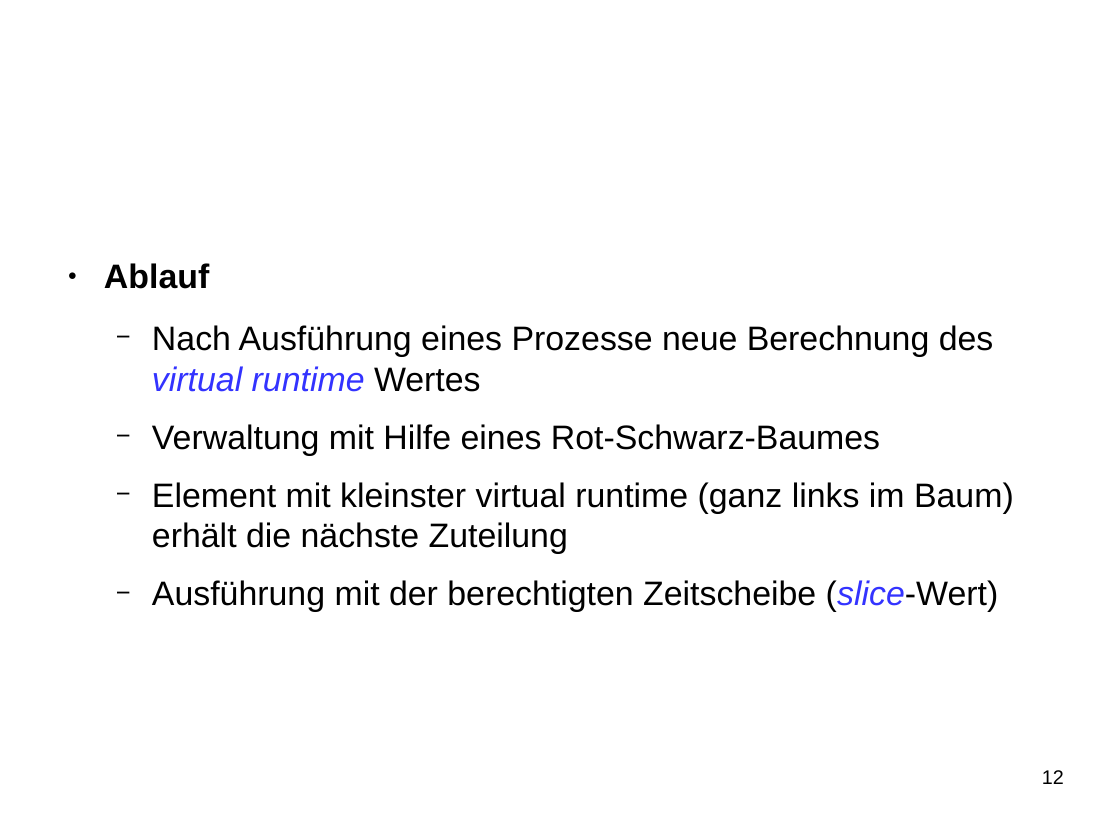
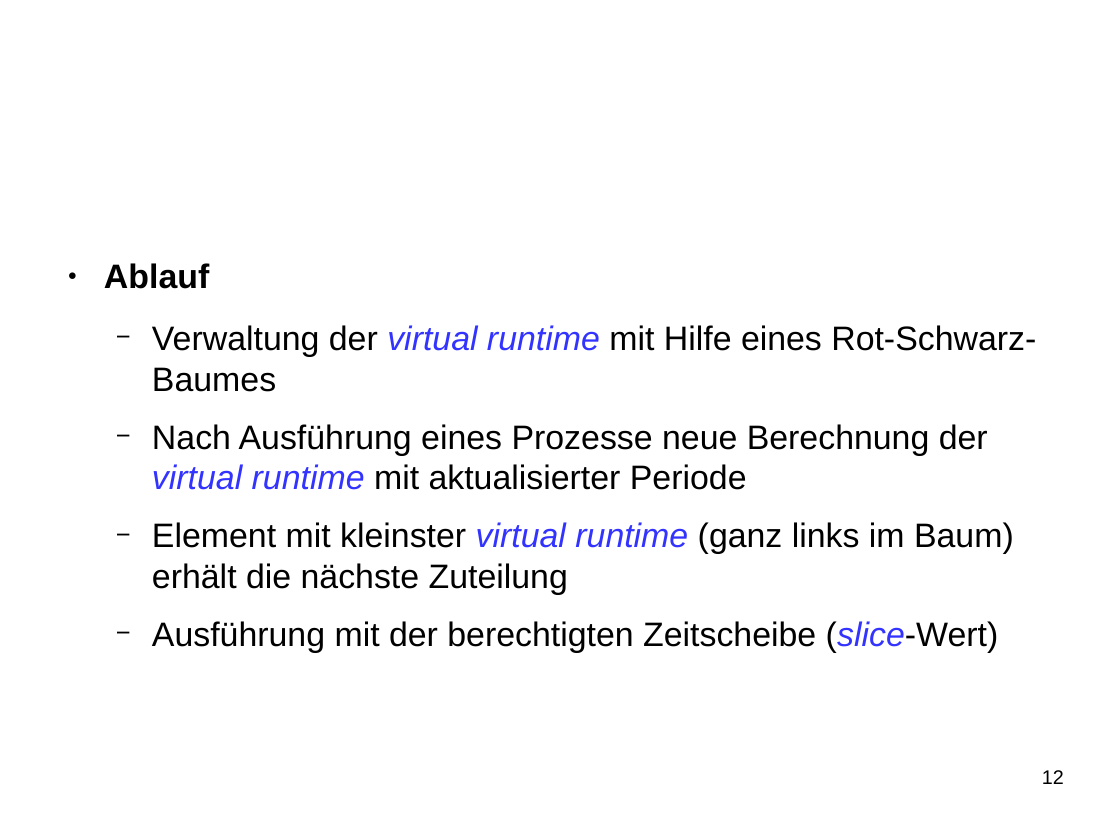
Before and after one commit to SeminararbeitCFS/main, a slide deck: slide 12 of vortrag/vortrag_CFS.odp. Drawn at 1120x840 pixels with LibreOffice and Linux fonts; fonts in the diff are those of the drawing; background and template pictures are left out. Boxes give left, top, right and bottom in pixels: in the first picture for what was removed or moved away, otherwise in the second. Text is boxed around its words. In the diff, an @@ line names an element or a change of style, - is before the commit and + after.

Commit message:
Vortrag aktualisiert

```diff
--- a/vortrag/vortrag_CFS.odp
+++ b/vortrag/vortrag_CFS.odp
@@ text at <box>152,325,1036,490</box>: text changed @@
-  − Nach Ausführung eines Prozesse neue Berechnung des virtual runtime Wertes
-  − Verwaltung mit Hilfe eines Rot-Schwarz-Baumes
+  − Verwaltung der virtual runtime mit Hilfe eines Rot-Schwarz-Baumes
+  − Nach Ausführung eines Prozesse neue Berechnung der virtual runtime mit aktualisierter Periode
@@ text at <box>152,522,1014,595</box>: text colour #000000 to #3333FF, italic on in "virtual runtime" @@
```
Also in this commit, not shown: 3 other slides changed.
